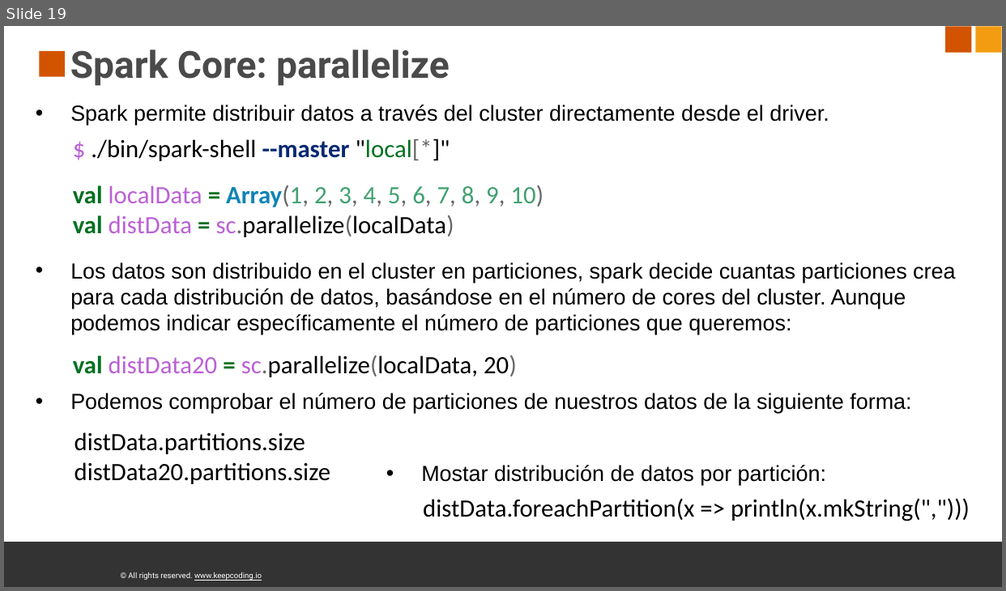
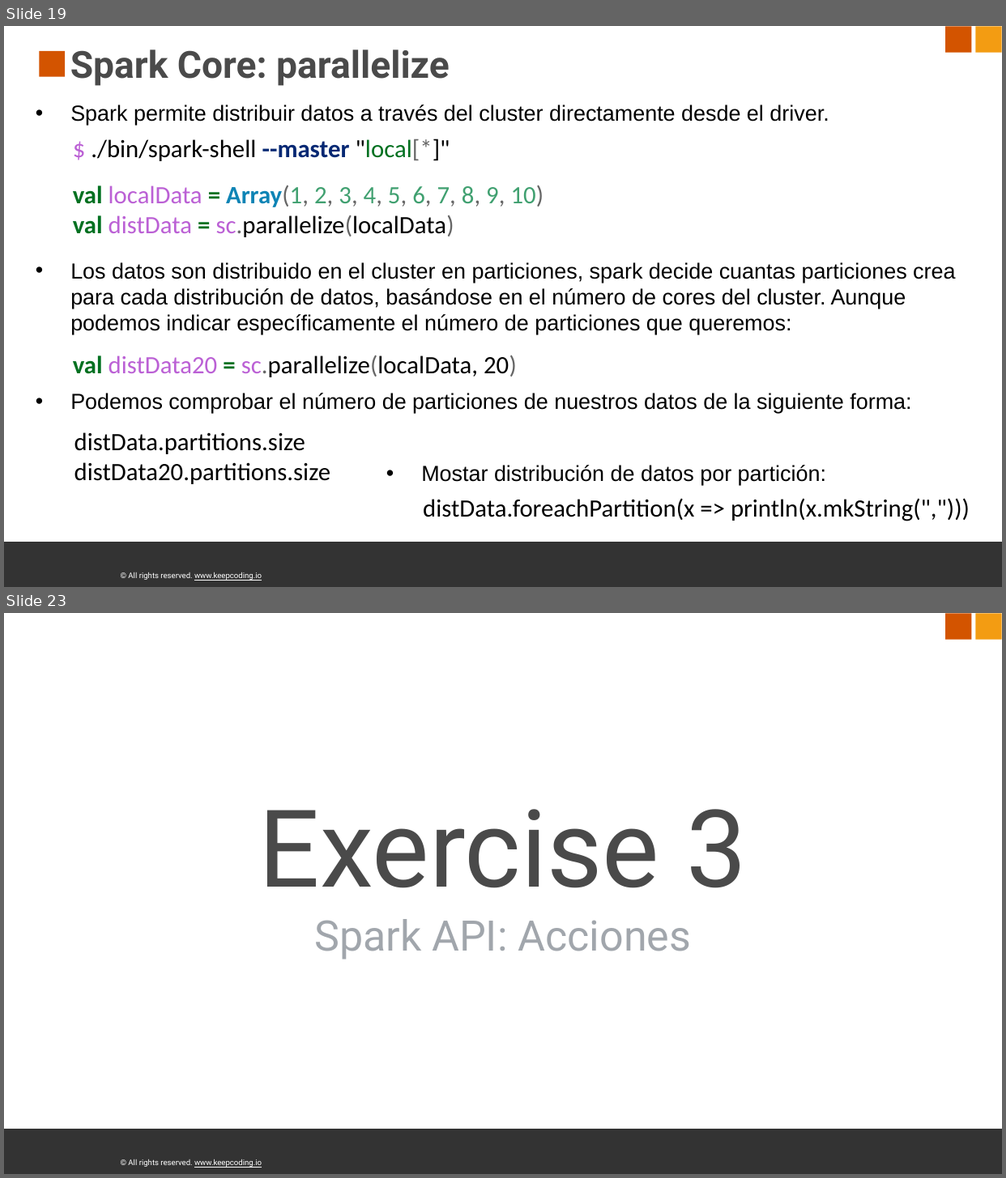
Before and after one commit to frisinacho/big-data-processing-spark-y-scala, a slide deck: sources/spark_core.pptx. Shown one above the other, each under a label of ours: slide 19 before the commit, slides 19 and 23 after it; the slides between them are not shown. The pictures are 1006x591 and 1006x1178 pixels, drawn with LibreOffice and Linux fonts; fonts in the diff are those of the drawing; background and template pictures are left out. Boxes give left, top, right and bottom in pixels: in the first picture for what was removed or moved away, otherwise in the second. Text is boxed around its words. In the diff, an @@ line names an element or a change of style, - is before the commit and + after.

```diff
--- a/sources/spark_core.pptx
+++ b/sources/spark_core.pptx
@@ slide 23 added at box(4, 613, 1002, 1174), background #FFFFFF; not listed: 4 template elements that a slide beside it also shows @@
@@ title added at box(259, 809, 747, 960), 54 pt, text #A1A6AC @@
+Exercise 3
+Spark API: Acciones
```
Also in this commit, not shown: 1 slide changed, 6 other slides added, 7 other files.
